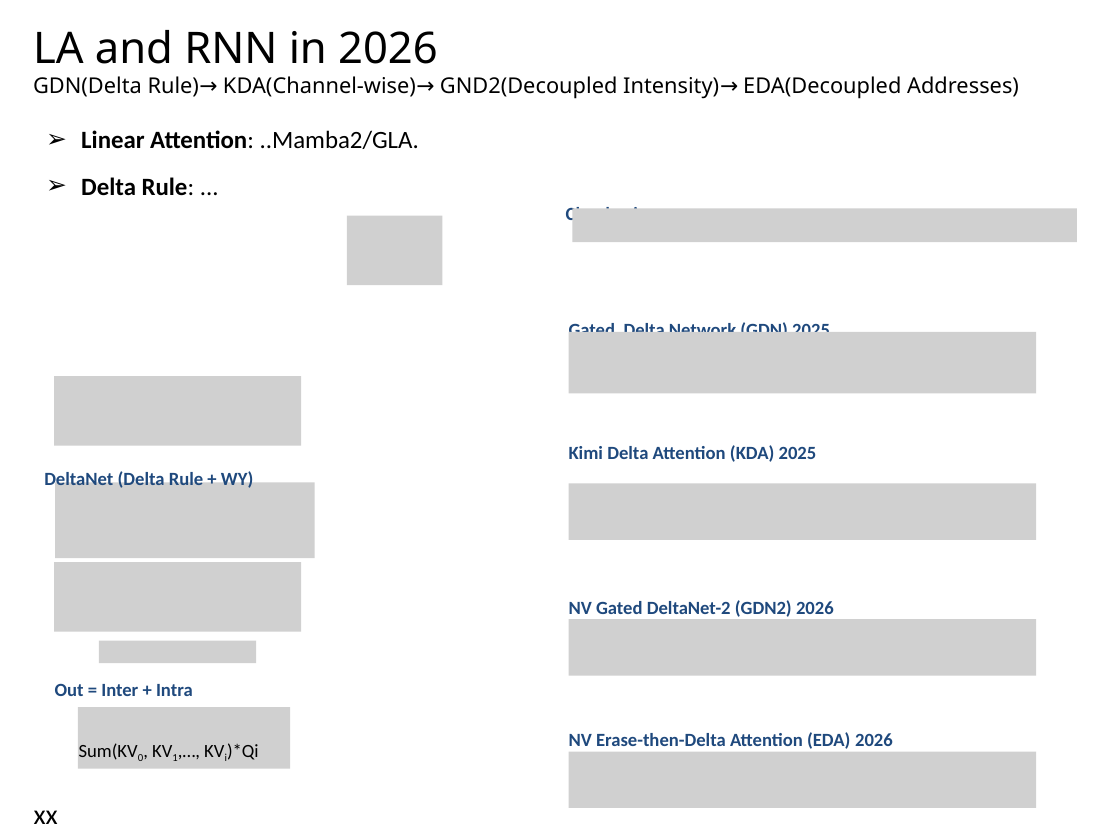
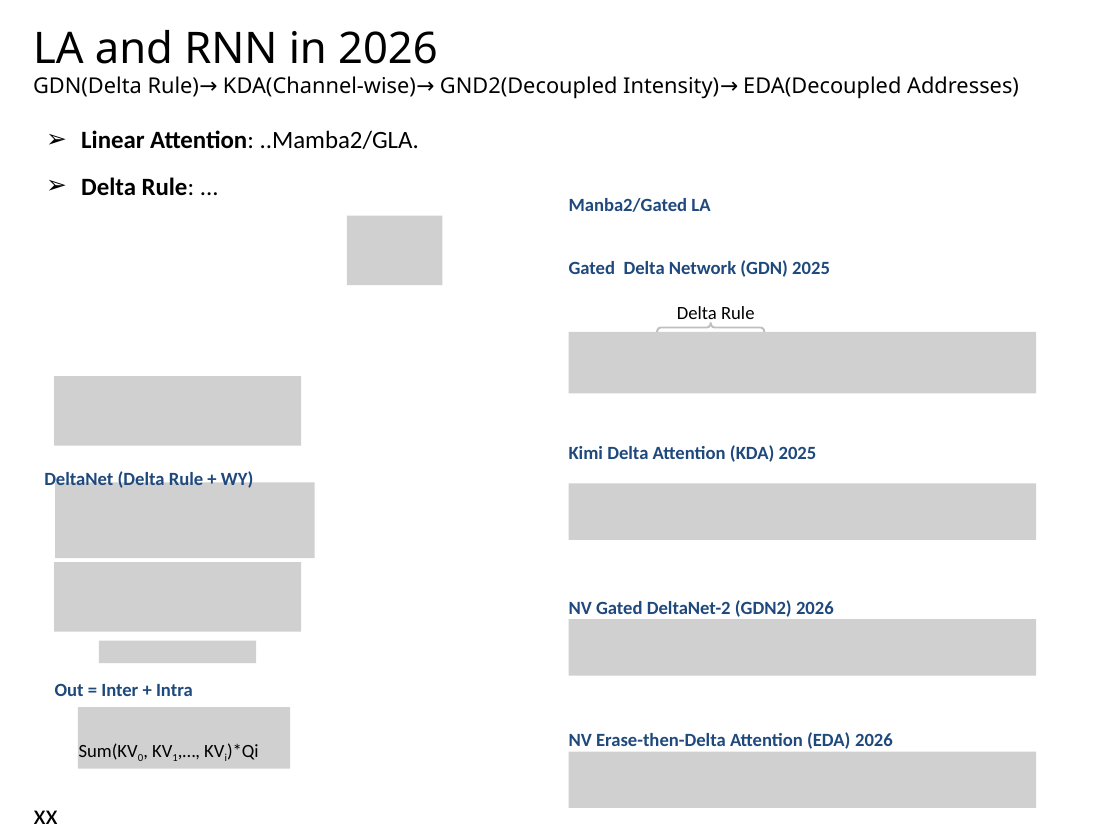
Before and after one commit to navibator/crazy-ai, a slide deck: slide 8 of temp.pptx. Drawn at 1120x840 pixels with LibreOffice and Linux fonts; fonts in the diff are those of the drawing; grey boxes stand for pictures. Boxes give left, top, right and bottom in pixels: in the first picture for what was removed or moved away, otherwise in the second. Text is boxed around its words. In the diff, an @@ line names an element or a change of style, - is before the commit and + after.

```diff
--- a/temp.pptx
+++ b/temp.pptx
@@ text removed at bbox=[566, 205, 655, 226] @@
-Chunk-wise
@@ text added at bbox=[569, 198, 710, 212], 12 pt, text #1F497D, bold @@
+Manba2/Gated LA
@@ picture removed at bbox=[572, 208, 1077, 242] @@
@@ text "Gated Delta Network (GDN) 2025" rewrapped from bbox=[569, 320, 830, 332] to bbox=[569, 260, 830, 277] @@
@@ left brace added at bbox=[656, 324, 764, 333], outline #BFBFBF 1.25 pt @@
@@ rectangle added at bbox=[676, 305, 755, 324], fill #FFFFFF at 20% opacity, 12 pt, text #000000 @@
+Delta Rule
```
Also in this commit, not shown: 5 other slides changed.
